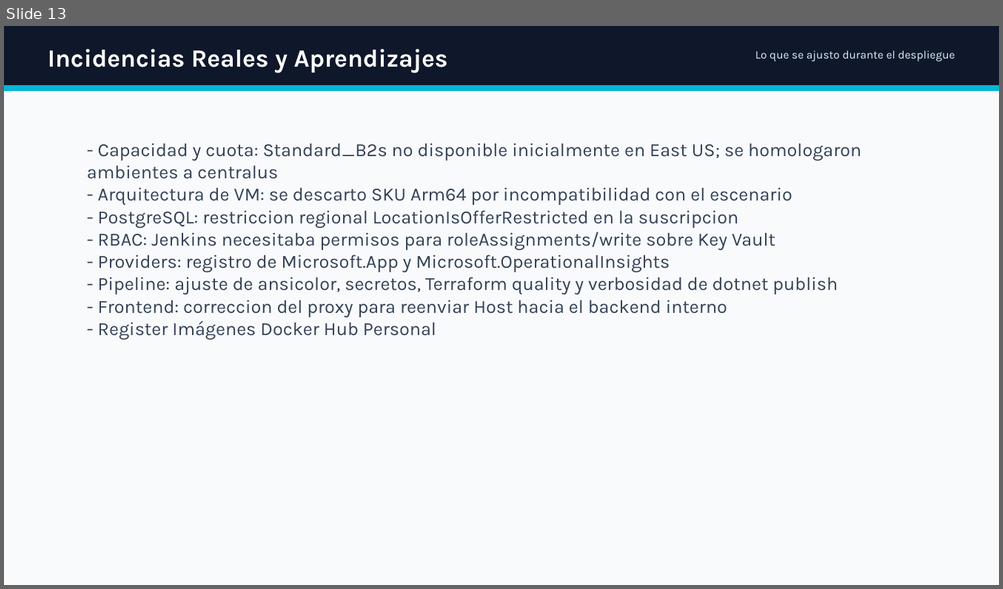
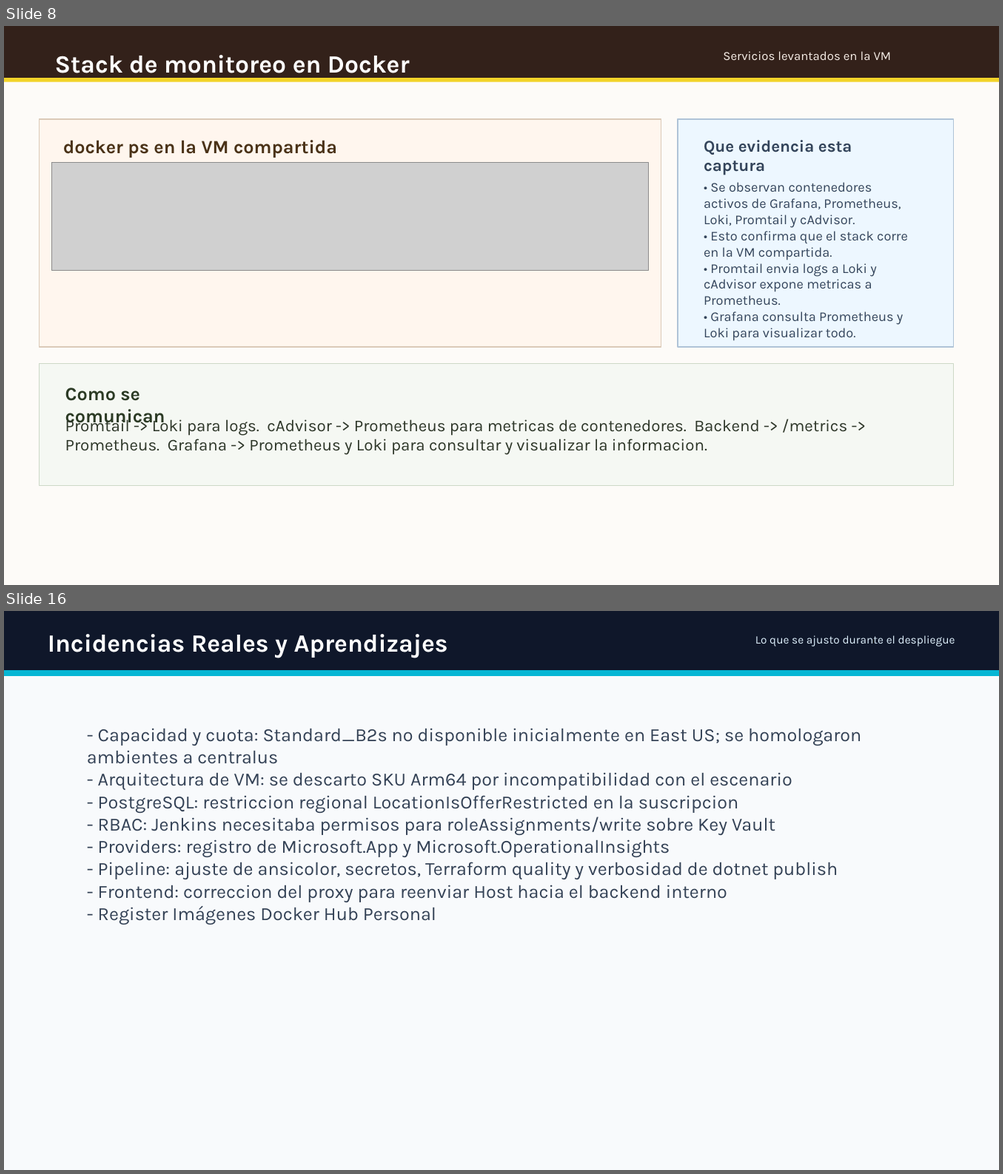
Before and after one commit to ti-devops-diplomado/ti-garantias, a slide deck: docs/Presentacion_Ti_Garantias_DevOps_final_con_gestion_trabajo_github.pptx. Shown one above the other, each under a label of ours: slide 13 before the commit, slides 8 and 16 after it; the slides between them are not shown. The pictures are 1003x589 and 1003x1174 pixels, drawn with LibreOffice and Linux fonts; fonts in the diff are those of the drawing; grey boxes stand for pictures; background and template pictures are left out. Boxes give left, top, right and bottom in pixels: in the first picture for what was removed or moved away, otherwise in the second. Text is boxed around its words. In the diff, an @@ line names an element or a change of style, - is before the commit and + after.

```diff
--- a/docs/Presentacion_Ti_Garantias_DevOps_final_con_gestion_trabajo_github.pptx
+++ b/docs/Presentacion_Ti_Garantias_DevOps_final_con_gestion_trabajo_github.pptx
@@ slide 8 added at <box>4,26,999,585</box>, background picture (left out); not listed: 1 template element that a slide beside it also shows @@
@@ rectangle added at <box>4,26,999,585</box>, fill #FDFBF8 @@
@@ rectangle added at <box>4,26,999,78</box>, fill #33211A @@
@@ text added at <box>55,55,410,79</box>, 24 pt, text #FFFFFF, bold @@
+Stack de monitoreo en Docker
@@ text added at <box>723,51,891,60</box>, 12 pt, text #F7EEE7 @@
+Servicios levantados en la VM
@@ rectangle added at <box>4,78,999,82</box>, fill #F2D329 @@
@@ rectangle added at <box>39,119,660,348</box>, fill #FFF6EE, outline #DBCAB8 1 pt @@
@@ rectangle added at <box>677,119,953,348</box>, fill #EDF7FF, outline #AFC3D7 1 pt @@
@@ text added at <box>63,140,337,158</box>, 18 pt, text #4A3217, bold @@
+docker ps en la VM compartida
@@ text added at <box>703,140,852,175</box>, 16 pt, text #33445A, bold @@
+Que evidencia esta captura
@@ picture added at <box>52,163,649,270</box> @@
@@ text added at <box>703,182,908,341</box>, 13 pt, text #33445A @@
+• Se observan contenedores activos de Grafana, Prometheus, Loki, Promtail y cAdvisor.
+• Esto confirma que el stack corre en la VM compartida.
+• Promtail envia logs a Loki y cAdvisor expone metricas a Prometheus.
+• Grafana consulta Prometheus y Loki para visualizar todo.
@@ rectangle added at <box>39,364,953,486</box>, fill #F5F8F3, outline #CDD8C7 1 pt @@
@@ text added at <box>65,388,165,427</box>, 18 pt, text #2B3A24, bold @@
+Como se comunican
@@ text added at <box>65,416,847,455</box>, 16 pt, text #2C3527 @@
+Promtail -> Loki para logs. cAdvisor -> Prometheus para metricas de contenedores. Backend -> /metrics -> Prometheus. Grafana -> Prometheus y Loki para consultar y visualizar la informacion.
@@ what was slide 13 is now slide 16 @@
```
Also in this commit, not shown: 3 slides changed, 8 other slides added, 6 slides removed, 5 other files.
